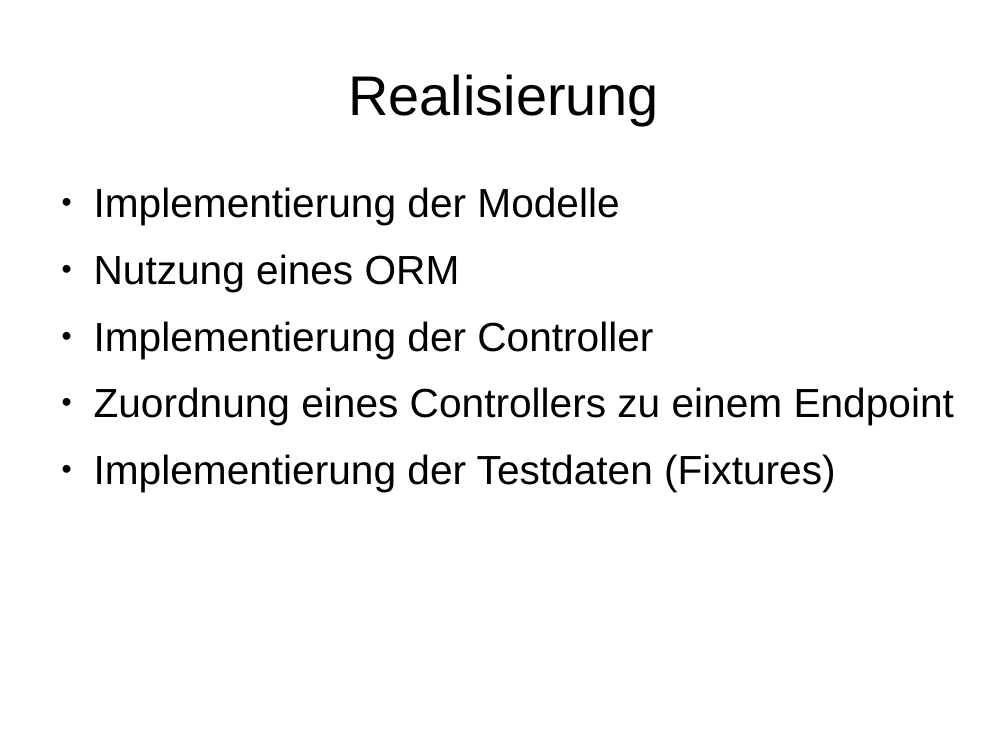
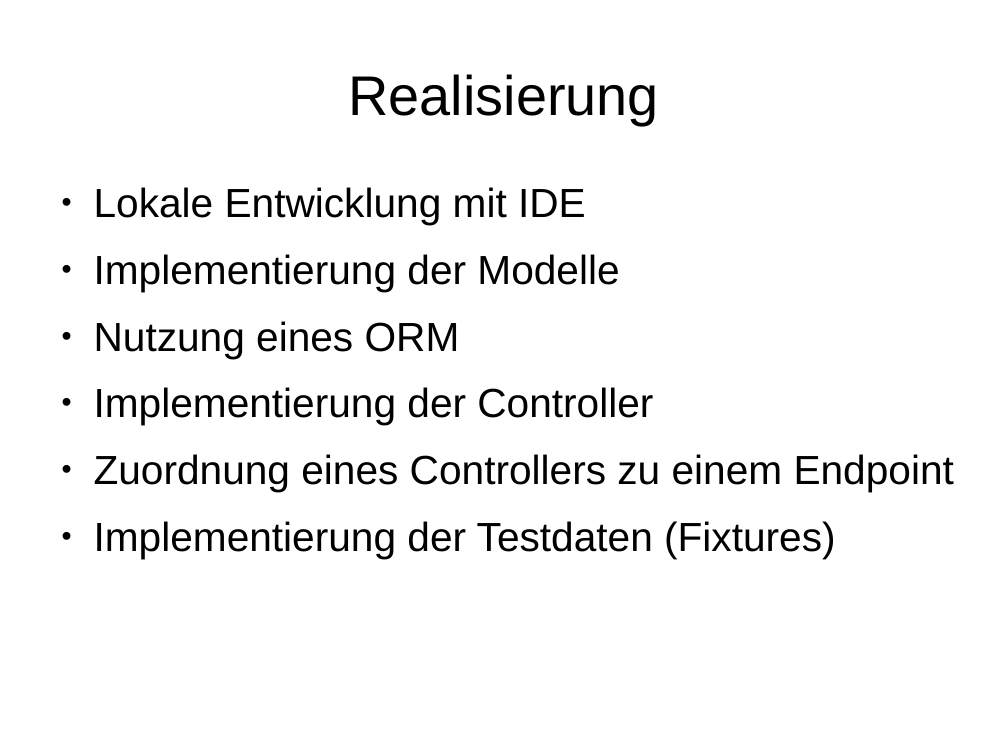
Before and after one commit to janhelmle/weiterbildung_fachinformatiker_ihk_projektantrag, a slide deck: slide 11 of praesentation/presentation_v1.odp. Drawn at 1008x756 pixels with LibreOffice and Linux fonts; fonts in the diff are those of the drawing. Boxes give left, top, right and bottom in pixels: in the first picture for what was removed or moved away, otherwise in the second. Text is boxed around its words. In the diff, an @@ line names an element or a change of style, - is before the commit and + after.

```diff
--- a/praesentation/presentation_v1.odp
+++ b/praesentation/presentation_v1.odp
@@ text at (94,187,586,225): paragraph added @@
+● Lokale Entwicklung mit IDE
```
Also in this commit, not shown: 2 other slides changed, 2 slides added, 2 slides removed.
